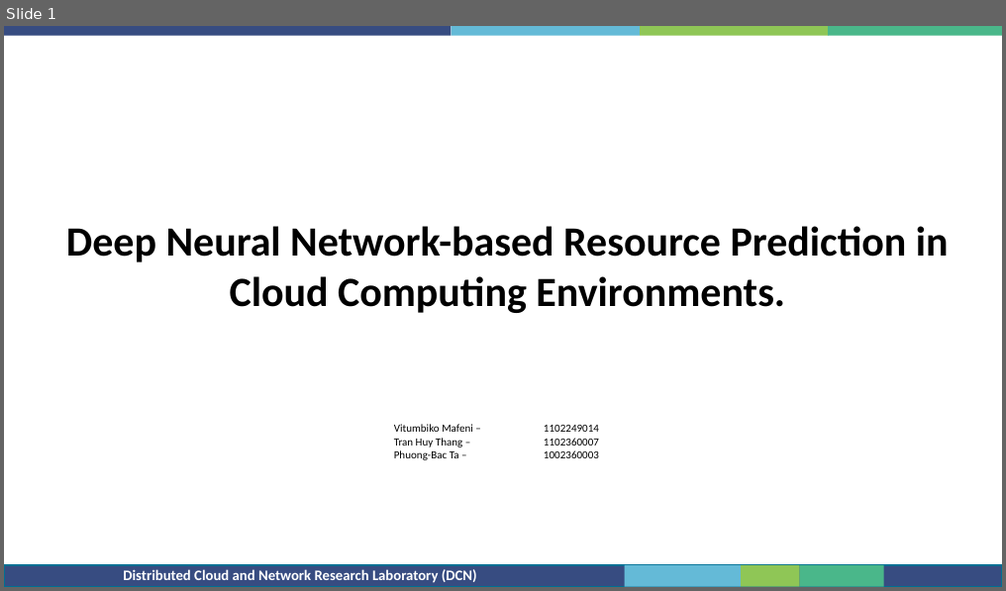
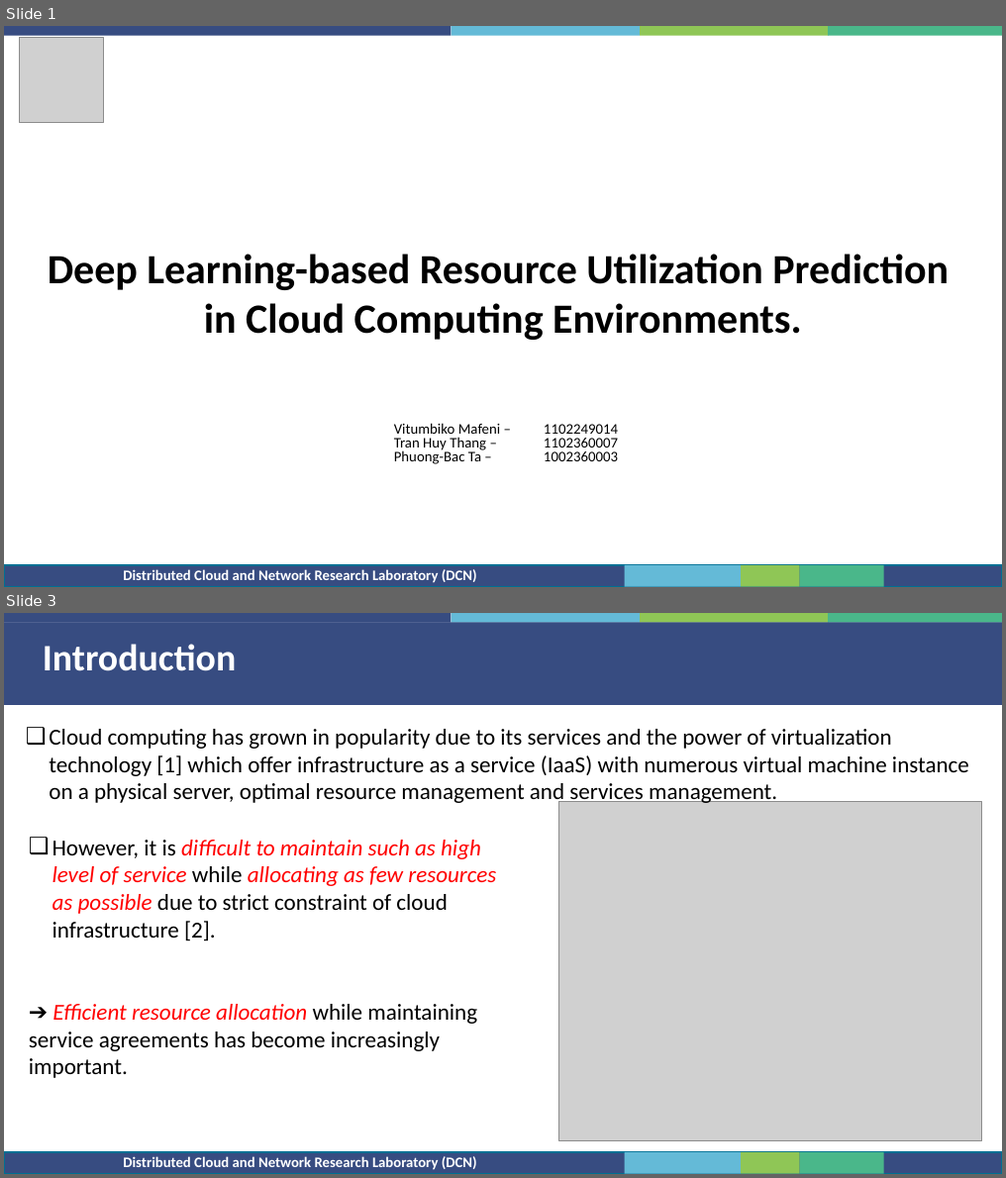
Before and after one commit to bactp/ml-class-project-20232, a slide deck: Integrated-Project.pptx. Shown one above the other, each under a label of ours: slide 1 before the commit, slides 1 and 3 after it; the slides between them are not shown. The pictures are 1006x591 and 1006x1178 pixels, drawn with LibreOffice and Linux fonts; fonts in the diff are those of the drawing; grey boxes stand for pictures; background and template pictures are left out. Boxes give left, top, right and bottom in pixels: in the first picture for what was removed or moved away, otherwise in the second. Text is boxed around its words. In the diff, an @@ line names an element or a change of style, - is before the commit and + after.

```diff
--- a/Integrated-Project.pptx
+++ b/Integrated-Project.pptx
@@ slide 3 added at [4, 613, 1002, 1174], background #FFFFFF; not listed: 9 template elements that a slide beside it also shows @@
@@ rectangle added at [4, 623, 1002, 705], fill #384C81 @@
@@ text added at [43, 644, 236, 671], 36 pt, text #FFFFFF, bold @@
+Introduction
@@ text added at [49, 729, 969, 806], 22 pt, text #000000 @@
+❑ Cloud computing has grown in popularity due to its services and the power of virtualization technology [1] which offer infrastructure as a service (IaaS) with numerous virtual machine instance on a physical server, optimal resource management and services management.
@@ picture added at [558, 802, 982, 1141] @@
@@ text added at [29, 840, 496, 1078], 22 pt, text #000000 @@
+❑ However, it is difficult to maintain such as high level of service while allocating as few resources as possible due to strict constraint of cloud infrastructure [2].
+➔ Efficient resource allocation while maintaining service agreements has become increasingly important.
@@ slide 1 changed as well @@
@@ picture added at [20, 38, 104, 123] @@
@@ text at [48, 254, 948, 340]: text changed @@
-Deep Neural Network-based Resource Prediction in Cloud Computing Environments.
+Deep Learning-based Resource Utilization Prediction
+in Cloud Computing Environments.
@@ text "Vitumbiko Mafeni – 1102249014" at [394, 423, 618, 465]: size 10.6 to 14.2 pt; line spacing 1 to 0.8 @@
```
Also in this commit, not shown: 3 other slides changed, 18 other slides added, 4 slides removed.
